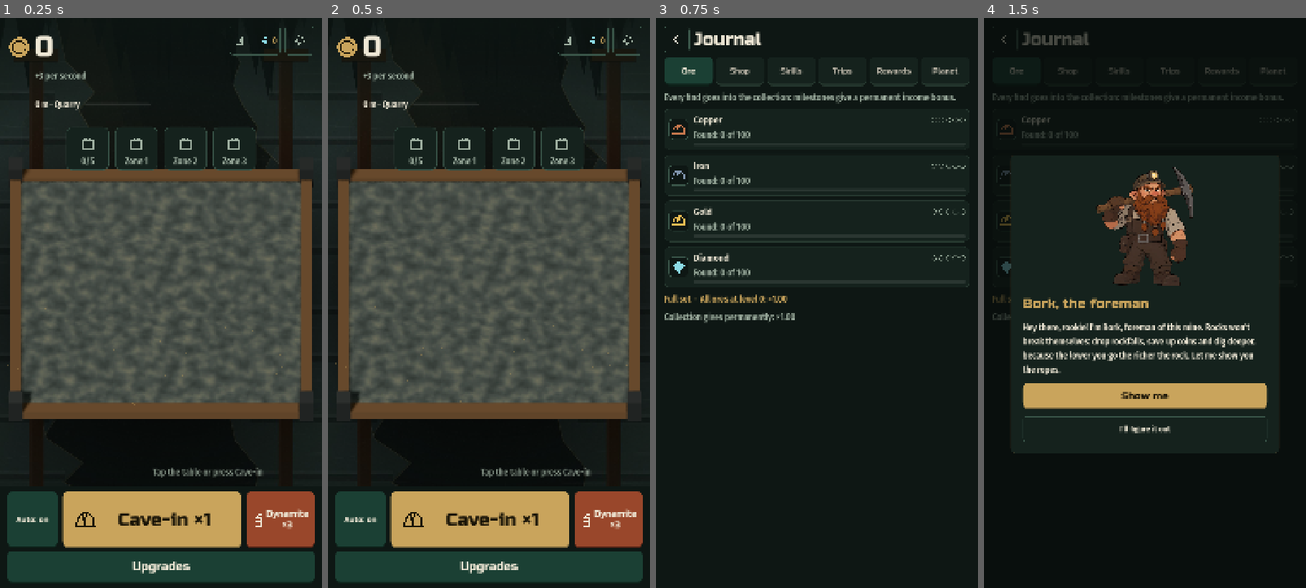
Above: before the commit, frames 1-4 (left to right).
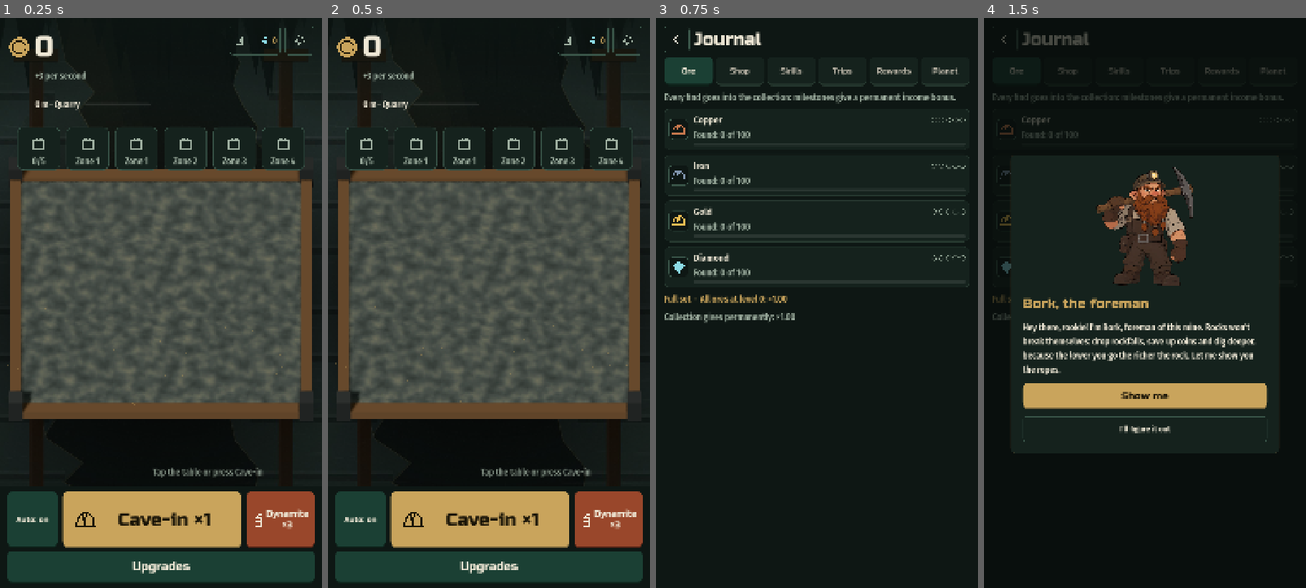
Above: after the commit, the same moments.

Repository: Klaimer21/LuckyMine
Game: Godot game, scene res://scenes/main.tscn
The game is run twice, just before and just after one commit, with the same random seed, the same clock (stepped at 60 frames per second) and the same inputs.
Inputs (mouse positions are in pixels of both pictures, inside the frame that each line leads up to):
- Up to frame 1 (0.25 s): no input
- Up to frame 2 (0.5 s): no input
- Up to frame 3 (0.75 s): click "0" at 0.5 s
- Up to frame 4 (1.5 s): tap Enter at 1.25 s; move the mouse to (1215, 274) at 1.27 s; hold D from 1.28 s (still down); tap U at 1.35 s; click (1215, 274) at 1.42 s

The runs differ from the first frame. In frame 1, 0.3% of the frame differs, in the area x 5-95%, y 19-27%; in frame 2, 0.3%; in frame 3, nothing differs; in frame 4, nothing differs.

Commit message:
Machines stage 2: Laboratory, Cart, Machines x2 ad

Diff:
--- a/scripts/ads.gd
+++ b/scripts/ads.gd
@@ -12,6 +12,7 @@
 	"diamonds": {"cooldown": 900.0},   # алмазы
 	"dynamite": {"cooldown": 1800.0},  # динамит
 	"expedition": {"cooldown": 0.0},   # дособрать поход сразу
+	"machines": {"cooldown": 1800.0},  # Дробилка и Подрывник ×2 на 5 минут
 }
 
 var host: Control
--- a/scripts/clicker_state.gd
+++ b/scripts/clicker_state.gd
@@ -69,8 +69,11 @@
 var veins := 0                     # жилы: постоянный множитель дохода
 var prestiges := 0
 var levels := {"rain": 0, "tap": 0, "faces": 0, "mult": 0}
-var machines := {"crusher": 0, "conveyor": 0, "blaster": 0, "winch": 0}   # уровни машин (сбрасываются с «Новой шахтой»)
+var machines := {"crusher": 0, "conveyor": 0, "lab": 0, "blaster": 0, "winch": 0, "cart": 0}   # уровни машин (сбрасываются с «Новой шахтой»)
 var machines_unlocked := {}            # id -> true: открытые машины (остаются навсегда)
+var machine_boost_time := 0.0          # реклама «Машины ×2»: секунд осталось (не сохраняется)
+var lab_progress := 0.0                # секунд накоплено до следующего алмаза Лаборатории
+var offline_lab_diamonds := 0          # алмазов от Лаборатории за последнее отсутствие
 var last_seen := 0.0
 var auto_throw := true
 var autobuy_on := true               # включатель автопокупки (работает, если куплено мета-улучшение)
@@ -117,12 +120,46 @@
 ## Глыбы в секунду от Дробилки: доля потока «Камнепада» за каждый уровень машины (и навык «Бур» действует на оба потока).
 func crusher_rate() -> float:
 	var info: Dictionary = Machines.data("crusher")
-	return float(info["step"]) * machine_level("crusher") * (1.0 + 0.8 * levels["rain"]) * (1.0 + float(DRILL_BONUS[skill_level("drill")]))
+	return float(info["step"]) * machine_level("crusher") * (1.0 + 0.8 * levels["rain"]) * (1.0 + float(DRILL_BONUS[skill_level("drill")])) * machine_boost_factor()
 
 
 ## Все глыбы в секунду: «Камнепад» плюс машины.
 func total_rock_rate() -> float:
 	return rain_rate() + crusher_rate()
+
+
+## Реклама «Машины ×2»: Дробилка и Подрывник работают вдвое быстрее, пока идёт время.
+func machine_boost_factor() -> float:
+	return Machines.AD_BOOST_FACTOR if machine_boost_time > 0.0 else 1.0
+
+
+## Лаборатория: секунд на один алмаз (0 — не куплена).
+func lab_interval() -> float:
+	var level := machine_level("lab")
+	if level < 1:
+		return 0.0
+	return maxf(Machines.LAB_MIN_PERIOD, Machines.LAB_BASE_PERIOD - float(Machines.data("lab")["step"]) * level)
+
+
+## Вагонетка: пауза между «Золотыми запалами» и их длительность.
+func mini_cooldown_seconds() -> float:
+	return maxf(2.0, MINI_COOLDOWN - float(Machines.data("cart")["step"]) * machine_level("cart"))
+
+
+## Каждый кадр: время рекламного буста машин и капли алмазов Лаборатории. Возвращает, сколько алмазов только что выпало.
+func tick_machines(delta: float) -> int:
+	machine_boost_time = maxf(0.0, machine_boost_time - delta)
+	var interval := lab_interval()
+	if interval <= 0.0:
+		lab_progress = 0.0
+		return 0
+	lab_progress += delta
+	var gained := 0
+	while lab_progress >= interval and gained < 5:
+		lab_progress -= interval
+		diamonds += 1
+		gained += 1
+	return gained
 
 
 ## Конвейер: на сколько опускаются пороги ценности, с которых в глыбе есть руда (доля от максимума).
@@ -135,7 +172,7 @@
 	var level := machine_level("blaster")
 	if level < 1:
 		return 0.0
-	return maxf(Machines.BLASTER_MIN_PERIOD, Machines.BLASTER_BASE_PERIOD - float(Machines.data("blaster")["step"]) * level)
+	return maxf(Machines.BLASTER_MIN_PERIOD, Machines.BLASTER_BASE_PERIOD - float(Machines.data("blaster")["step"]) * level) / machine_boost_factor()
 
 
 ## Доля дохода от глыб, которую в среднем добавляют взрывы Подрывника.
@@ -306,7 +343,7 @@
 
 
 func mini_seconds() -> float:
-	return MINI_SECONDS + (2.0 if skill_level("luck") >= 2 else 0.0)
+	return MINI_SECONDS + (2.0 if skill_level("luck") >= 2 else 0.0) + Machines.CART_SECONDS_STEP * machine_level("cart")
 
 
 func golden_interval_factor() -> float:
@@ -748,7 +785,7 @@
 	if boost_time > 0.0:
 		boost_time = maxf(0.0, boost_time - delta)
 		if boost_time <= 0.0 and boost_factor < BOOST_FACTOR:
-			mini_cooldown = MINI_COOLDOWN
+			mini_cooldown = mini_cooldown_seconds()
 	elif mini_cooldown > 0.0:
 		mini_cooldown = maxf(0.0, mini_cooldown - delta)
 
@@ -858,7 +895,7 @@
 	var finds_out := {}
 	for ore in ORES:
 		finds_out[str(ore)] = int(finds[ore])
-	var data := {"coins": coins, "total_earned": total_earned,  …(1007 unchanged characters)… unlocked": machines_unlocked.keys(), "last_seen": now()}
+	var data := {"coins": coins, "total_earned": total_earned,  …(1007 unchanged characters)… unlocked": machines_unlocked.keys(), "lab_progress": lab_progress, "last_seen": now()}
 	var payload := JSON.stringify(data)
 	return JSON.stringify({"v": 2, "payload": payload, "sig": _sign(payload)})
 
@@ -1015,6 +1052,7 @@
 	var saved_machines := _as_dict(data.get("machines"))
 	for id in Machines.ids():
 		machines[id] = _count(saved_machines.get(id), 0, int(Machines.data(id)["max_level"]))
+	lab_progress = clampf(_num(data.get("lab_progress"), 0.0), 0.0, 100000.0)
 	machines_unlocked = {}
 	for id in _as_array(data.get("machines_unlocked")):
 		if Machines.ids().has(str(id)):
@@ -1024,6 +1062,11 @@
 	var gone := maxf(0.0, now() - _num(data.get("last_seen"), 0.0))
 	var away := minf(gone, offline_cap_seconds())
 	offline_away = away
+	offline_lab_diamonds = 0
+	var lab_period := lab_interval()
+	if lab_period > 0.0:
+		offline_lab_diamonds = mini(floori((away + lab_progress) / lab_period), Machines.LAB_OFFLINE_CAP)
+		diamonds += offline_lab_diamonds
 	offline_capped = gone > offline_cap_seconds()
 	var earned := income_per_second() * away
 	add_coins(earned)
--- a/scripts/hints.gd
+++ b/scripts/hints.gd
@@ -25,6 +25,8 @@
 	"first_machine": "Открыта Дробилка: она сама сбрасывает на стол свои глыбы. Нажмите на неё над столом, чтобы улучшить.",
 	"machine_conveyor": "Открыт Конвейер: он везёт на стол руду, и в глыбах чаще попадаются самородки. Руда копится в коллекции.",
 	"machine_blaster": "Открыт Подрывник: он сам делает малые взрывы и платит монетами. Полоска в ячейке показывает заряд до следующего.",
+	"machine_lab": "Открыта Лаборатория: она варит алмазы по капле, даже пока вы заняты другим. Прокачка делает капли чаще.",
+	"machine_cart": "Открыта Вагонетка: «Золотой запал» длится дольше и включается чаще.",
 	"machine_winch": "Открыта Лебёдка: походы становятся короче, а офлайн-доход копится дольше.",
 }
 
--- a/scripts/machines.gd
+++ b/scripts/machines.gd
@@ -12,16 +12,26 @@
 			"unlock_rain": 5, "unlock_zone": -1, "base_cost": 3000.0, "growth": 1.4, "max_level": 20, "step": 0.03},
 	{"id": "conveyor", "name": "Конвейер", "icon": "conveyor", "text": "Везёт на стол руду: в глыбах чаще попадаются самородки.",
 			"unlock_rain": 0, "unlock_zone": 1, "base_cost": 3.0e4, "growth": 1.25, "max_level": 15, "step": 0.01},
+	{"id": "lab", "name": "Лаборатория", "icon": "lab", "text": "Из найденной породы варит алмазы: капля за каплей, даже пока вы заняты другим.",
+			"unlock_rain": 0, "unlock_zone": 1, "base_cost": 1.6e4, "growth": 1.15, "max_level": 20, "step": 25.0},
 	{"id": "blaster", "name": "Подрывник", "icon": "blaster", "text": "Сам взрывает малый заряд: монеты за взрыв, чем выше уровень, тем чаще.",
 			"unlock_rain": 0, "unlock_zone": 2, "base_cost": 2.8e6, "growth": 1.12, "max_level": 20, "step": 1.9},
 	{"id": "winch", "name": "Лебёдка", "icon": "winch", "text": "Тянет шахтёров быстрее: походы короче, офлайн-доход копится дольше.",
 			"unlock_rain": 0, "unlock_zone": 3, "base_cost": 1.35e9, "growth": 1.25, "max_level": 12, "step": 0.04},
+	{"id": "cart", "name": "Вагонетка", "icon": "cart", "text": "Возит золото: «Золотой запал» длится дольше и включается чаще.",
+			"unlock_rain": 0, "unlock_zone": 4, "base_cost": 3.7e12, "growth": 1.25, "max_level": 15, "step": 0.4},
 ]
 
 const BLASTER_BASE_PERIOD := 60.0        # секунд между взрывами на первом уровне (минус step за каждый следующий)
 const BLASTER_MIN_PERIOD := 20.0
 const BLASTER_SECONDS := 4.0             # награда взрыва: столько секунд дохода от глыб
 const WINCH_OFFLINE_STEP := 1800.0       # секунд офлайн-лимита за уровень Лебёдки
+const LAB_BASE_PERIOD := 600.0           # секунд на один алмаз на первом уровне Лаборатории (минус step за каждый следующий)
+const LAB_MIN_PERIOD := 100.0
+const LAB_OFFLINE_CAP := 24              # алмазов от Лаборатории за одно отсутствие (офлайн)
+const CART_SECONDS_STEP := 0.1           # секунд к «Золотому запалу» за уровень Вагонетки (пауза сокращается на step)
+const AD_BOOST_SECONDS := 300.0          # реклама «Машины ×2»
+const AD_BOOST_FACTOR := 2.0
 
 
 static func ids() -> Array:
--- a/scripts/main.gd
+++ b/scripts/main.gd
@@ -388,8 +388,16 @@
 ## «Золотая лихорадка» и «Динамит»: таймеры, подписи, состояние клавиши.
 func _update_abilities(delta: float) -> void:
 	state.tick_boost(delta)
+	var lab_diamonds := state.tick_machines(delta)
+	if lab_diamonds > 0:
+		_show_toast(Tr.fmt("Лаборатория: +%d алмазов", [lab_diamonds]))
+		sfx.play("claim", -9.0)
 	var boosted := state.boost_time > 0.0
-	_boost_label.visible = boosted
+	var machine_boosted := state.machine_boost_time > 0.0
+	_boost_label.visible = boosted or machine_boosted
+	if not boosted and machine_boosted:
+		var machine_left := int(ceilf(state.machine_boost_time))
+		_boost_label.text = Tr.t("Машины ×2 · %s") % ("%d:%02d" % [floori(machine_left / 60.0), machine_left % 60])
 	if boosted:
 		var left := int(ceilf(state.boost_time))
 		var left_text := ("%d:%02d" % [floori(left / 60.0), left % 60]) if left >= 60 else (Tr.t("%d с") % left)
--- a/scripts/rewards.gd
+++ b/scripts/rewards.gd
@@ -96,6 +96,9 @@
 			var gems := state.ad_diamonds()
 			state.diamonds += gems
 			_toast.call(Tr.t("Алмазы: +%d") % gems)
+		"machines":
+			state.machine_boost_time = Machines.AD_BOOST_SECONDS
+			_toast.call(Tr.t("Машины ×2 на 5 минут"))
 		"expedition":
 			if not state.expedition_active() or state.expedition_ready():
 				return
--- a/scripts/translations.gd
+++ b/scripts/translations.gd
@@ -121,6 +121,20 @@
 	"Есть очки навыков: откройте журнал": "You have skill points: open the journal",
 	"Журнал": "Journal",
 	"Руда": "Ore",
+	"Лаборатория": "Laboratory",
+	"Вагонетка": "Cart",
+	"Из найденной породы варит алмазы: капля за каплей, даже пока вы заняты другим.": "Brews diamonds from the ore you find: drop by drop, even while you are busy.",
+	"Возит золото: «Золотой запал» длится дольше и включается чаще.": "Hauls gold: the Gold spark lasts longer and starts more often.",
+	"не куплена": "not bought",
+	"алмаз раз в %d с": "a diamond every %d s",
+	"«Запал» %.1f с, пауза %.1f с": "Spark %.1f s, pause %.1f s",
+	"Лаборатория: +%d алмазов": "Laboratory: +%d diamonds",
+	"Машины ×2": "Machines ×2",
+	"Машины ×2 на 5 минут": "Machines ×2 for 5 minutes",
+	"Машины ×2 · %s": "Machines ×2 · %s",
+	"Дробилка и Подрывник вдвое быстрее на 5 минут": "Crusher and Blaster twice as fast for 5 minutes",
+	"Открыта Лаборатория: она варит алмазы по капле, даже пока вы заняты другим. Прокачка делает капли чаще.": "The Laboratory is unlocked: it brews diamonds drop by drop, even while you are busy. Upgrades make the drops more frequent.",
+	"Открыта Вагонетка: «Золотой запал» длится дольше и включается чаще.": "The Cart is unlocked: the Gold spark lasts longer and starts more often.",
 	"Зона %d": "Zone %d",
 	"Откроется в зоне: %s": "Unlocks in zone: %s",
 	"Сейчас": "Now",
@@ -528,6 +542,20 @@
 	"Есть очки навыков: откройте журнал": "你有技能点：打开图鉴",
 	"Журнал": "图鉴",
 	"Руда": "矿石",
+	"Лаборатория": "实验室",
+	"Вагонетка": "矿车",
+	"Из найденной породы варит алмазы: капля за каплей, даже пока вы заняты другим.": "用找到的矿石炼制钻石：一滴一滴，即使您忙于其他事情。",
+	"Возит золото: «Золотой запал» длится дольше и включается чаще.": "运送黄金：“金色火花”持续更久，触发更频繁。",
+	"не куплена": "未购买",
+	"алмаз раз в %d с": "每 %d 秒一颗钻石",
+	"«Запал» %.1f с, пауза %.1f с": "火花 %.1f 秒，间隔 %.1f 秒",
+	"Лаборатория: +%d алмазов": "实验室：+%d 钻石",
+	"Машины ×2": "机器 ×2",
+	"Машины ×2 на 5 минут": "机器 ×2，持续 5 分钟",
+	"Машины ×2 · %s": "机器 ×2 · %s",
+	"Дробилка и Подрывник вдвое быстрее на 5 минут": "破碎机和爆破手速度翻倍，持续 5 分钟",
+	"Открыта Лаборатория: она варит алмазы по капле, даже пока вы заняты другим. Прокачка делает капли чаще.": "已解锁实验室：它一滴一滴炼制钻石，即使您忙于其他事情。升级让间隔更短。",
+	"Открыта Вагонетка: «Золотой запал» длится дольше и включается чаще.": "已解锁矿车：“金色火花”持续更久，触发更频繁。",
 	"Зона %d": "%d 区",
 	"Откроется в зоне: %s": "在区域“%s”解锁",
 	"Сейчас": "当前",
--- a/scripts/ui/icon.gd
+++ b/scripts/ui/icon.gd
@@ -131,6 +131,16 @@
 			draw_line(Vector2(s * 0.3, s * 0.3), Vector2(s * 0.3, s * 0.76), color, width)
 			draw_polyline(_pts(s, [[0.3, 0.76], [0.3, 0.9], [0.4, 0.9], [0.4, 0.84]]), color, width)
 			draw_line(Vector2(s * 0.12, s * 0.08), Vector2(s * 0.88, s * 0.08), color, width)
+		"lab":
+			draw_polyline(_pts(s, [[0.42, 0.12], [0.42, 0.42], [0.18, 0.84], [0.82, 0.84], [0.58, 0.42], [0.58, 0.12]]), color, width)
+			draw_line(Vector2(s * 0.34, s * 0.12), Vector2(s * 0.66, s * 0.12), color, width)
+			draw_line(Vector2(s * 0.26, s * 0.66), Vector2(s * 0.74, s * 0.66), color, width)
+			draw_circle(Vector2(s * 0.5, s * 0.76), s * 0.05, color)
+		"cart":
+			draw_polyline(_pts(s, [[0.12, 0.38], [0.88, 0.38], [0.78, 0.7], [0.22, 0.7], [0.12, 0.38]]), color, width)
+			draw_circle(Vector2(s * 0.3, s * 0.82), s * 0.08, color)
+			draw_circle(Vector2(s * 0.7, s * 0.82), s * 0.08, color)
+			draw_polyline(_pts(s, [[0.26, 0.38], [0.34, 0.24], [0.5, 0.3], [0.62, 0.2], [0.74, 0.38]]), color, width)
 		"dynamite":
 			draw_rect(Rect2(s * 0.3, s * 0.38, s * 0.4, s * 0.52), color, false, width)
 			draw_line(Vector2(s * 0.3, s * 0.56), Vector2(s * 0.7, s * 0.56), color, width)
--- a/scripts/ui/info_dialogs.gd
+++ b/scripts/ui/info_dialogs.gd
@@ -133,6 +133,8 @@
 		var cap := UiTheme.make_label(Tr.t("Офлайн-доход копится не дольше %s. «Долгая смена» на вкладке «Планета» увеличивает лимит.") % format_duration(state.offline_cap_seconds()), 24, UiTheme.MUTE)
 		cap.autowrap_mode = TextServer.AUTOWRAP_WORD_SMART
 		modal.body.add_child(cap)
+	if state.offline_lab_diamonds > 0:
+		modal.body.add_child(UiTheme.make_text(Tr.fmt("Лаборатория: +%d алмазов", [state.offline_lab_diamonds]), 30, UiTheme.TEXT))
 	if state.expedition_ready():
 		modal.body.add_child(UiTheme.make_label(Tr.t("Поход завершён: заберите добычу в журнале."), 26, UiTheme.TEXT))
 	if state.claimable_achievements() > 0:
--- a/scripts/ui/journal_screen.gd
+++ b/scripts/ui/journal_screen.gd
@@ -132,6 +132,8 @@
 	_ad_card("diamonds", Tr.t("Алмазы: +%d") % state.ad_diamonds(), "за короткую рекламу")
 	_ad_card("rush", "Золотая лихорадка", "×7 к добыче на 5 минут за рекламу")
 	_ad_card("dynamite", Tr.t("Динамит ×2"), "за короткую рекламу")
+	if state.machine_unlocked("crusher") or state.machine_unlocked("blaster"):
+		_ad_card("machines", Tr.t("Машины ×2"), "Дробилка и Подрывник вдвое быстрее на 5 минут")
 
 	_section("Лавка алмазов")
 	_shop_card("rush", "Золотая лихорадка", "×7 к добыче на 5 минут")
--- a/scripts/ui/machine_strip.gd
+++ b/scripts/ui/machine_strip.gd
@@ -242,6 +242,11 @@
 			text = Tr.t("не куплен") if interval <= 0.0 else Tr.t("взрыв раз в %d с, награда %d с дохода") % [roundi(interval), roundi(Machines.BLASTER_SECONDS)]
 		"winch":
 			text = Tr.t("походы короче на %d%%, офлайн-лимит +%s") % [roundi(100.0 * (1.0 - state.expedition_time_factor())), _hours(Machines.WINCH_OFFLINE_STEP * level)]
+		"lab":
+			var period := state.lab_interval()
+			text = Tr.t("не куплена") if period <= 0.0 else Tr.t("алмаз раз в %d с") % roundi(period)
+		"cart":
+			text = Tr.t("«Запал» %.1f с, пауза %.1f с") % [state.mini_seconds(), state.mini_cooldown_seconds()]
 	state.machines[id] = saved
 	return text
 
--- a/tests/run_tests.gd
+++ b/tests/run_tests.gd
@@ -24,6 +24,7 @@
 	_test_biomes()
 	_test_machines()
 	_test_machines_stage1()
+	_test_machines_stage2()
 	_test_hints()
 	_test_plurals()
 	_test_time()
@@ -313,7 +314,7 @@
 	state.update_machine_unlocks()
 	_check(not state.machine_unlocked("conveyor") and not state.machine_unlocked("blaster") and not state.machine_unlocked("winch"), "zone machines locked in zone 0")
 	state.total_earned = 3.0e6
-	_check(state.update_machine_unlocks() == ["conveyor"], "Conveyor unlocks in zone 1")
+	_check(state.update_machine_unlocks() == ["conveyor", "lab"], "Conveyor and Laboratory unlock in zone 1")
 	state.total_earned = 2.0e8
 	_check(state.update_machine_unlocks() == ["blaster"], "Blaster unlocks in zone 2")
 	state.total_earned = 2.0e11
@@ -359,6 +360,67 @@
 	_check(saved.machine_level("blaster") == 0 and saved.machine_unlocked("winch"), "New Mine resets levels, keeps unlocks")
 	# цены растут и масштабируются
 	_check(state.machine_cost("conveyor", 1) < state.machine_cost("blaster", 1) and state.machine_cost("blaster", 1) < state.machine_cost("winch", 1), "later machines cost more")
+
+
+func _test_machines_stage2() -> void:
+	var state := ClickerState.new()
+	# Лаборатория
+	_check(state.lab_interval() == 0.0 and state.tick_machines(1000.0) == 0, "Laboratory idle at level 0")
+	state.machines["lab"] = 1
+	_check(is_equal_approx(state.lab_interval(), 575.0), "Laboratory period at level 1")
+	state.machines["lab"] = 20
+	_check(is_equal_approx(state.lab_interval(), 100.0), "Laboratory period at level 20")
+	var before := state.diamonds
+	var gained := 0
+	for i in 250:
+		gained += state.tick_machines(1.0)
+	_check(gained == 2 and state.diamonds == before + 2, "Laboratory drips a diamond every 100 s")
+	_check(state.tick_machines(100000.0) <= 5, "one tick never floods diamonds")
+	# офлайн-алмазы Лаборатории
+	var away := ClickerState.new()
+	away.machines["lab"] = 20
+	var snapshot := away.serialize()
+	ClickerState.clock_offset += 1000.0
+	var back := ClickerState.new()
+	back.load_from_text(snapshot)
+	_check(back.offline_lab_diamonds == 10 and back.diamonds == 10, "Laboratory brews diamonds while away")
+	ClickerState.clock_offset += 100.0 * 3600.0
+	var long_away := ClickerState.new()
+	long_away.load_from_text(snapshot)
+	_check(long_away.offline_lab_diamonds == Machines.LAB_OFFLINE_CAP, "offline Laboratory diamonds are capped")
+	ClickerState.clock_offset = 0.0
+	# Вагонетка
+	var cart := ClickerState.new()
+	var spark := cart.mini_seconds()
+	_check(is_equal_approx(cart.mini_cooldown_seconds(), 8.0), "Spark pause without the Cart")
+	cart.machines["cart"] = 15
+	_check(is_equal_approx(cart.mini_cooldown_seconds(), 2.0) and is_equal_approx(cart.mini_seconds(), spark + 1.5), "Cart shortens the pause and lengthens the Spark")
+	cart.start_mini(1.0)
+	cart.tick_boost(2.0)
+	_check(is_equal_approx(cart.mini_cooldown, 2.0), "Spark pause uses the Cart value")
+	# реклама «Машины ×2»
+	var boosted := ClickerState.new()
+	boosted.levels["rain"] = 5
+	boosted.machines["crusher"] = 10
+	boosted.machines["blaster"] = 5
+	var rate := boosted.crusher_rate()
+	var interval := boosted.blaster_interval()
+	boosted.machine_boost_time = 10.0
+	_check(is_equal_approx(boosted.crusher_rate(), rate * 2.0) and is_equal_approx(boosted.blaster_interval(), interval * 0.5), "ad boost doubles Crusher and Blaster")
+	boosted.tick_machines(11.0)
+	_check(is_equal_approx(boosted.crusher_rate(), rate), "ad boost expires")
+	_check(Ads.PLACEMENTS.has("machines"), "machine boost is an ad placement")
+	# сохранение
+	var saved := ClickerState.new()
+	saved.machines["lab"] = 4
+	saved.machines["cart"] = 2
+	saved.total_earned = 1.0e15
+	saved.update_machine_unlocks()
+	saved.lab_progress = 123.0
+	var loaded := ClickerState.new()
+	loaded.load_from_text(saved.serialize())
+	_check(loaded.machine_level("lab") == 4 and loaded.machine_level("cart") == 2 and is_equal_approx(loaded.lab_progress, 123.0), "Laboratory and Cart persist")
+	_check(loaded.machine_unlocked("cart"), "Cart unlocks in zone 4")
 
 
 func _test_hints() -> void:
--- a/tests/shot_driver.gd
+++ b/tests/shot_driver.gd
@@ -24,6 +24,9 @@
 	_main.state.machines_unlocked["blaster"] = true
 	_main.state.machines["conveyor"] = 3
 	_main.state.machines["blaster"] = 5
+	_main.state.machines_unlocked["lab"] = true
+	_main.state.machines["lab"] = 6
+	_main.state.machine_boost_time = 200.0
 	_main.state.daily_day = ClickerState.today()      # без окна ежедневной награды в кадре
 
 
@@ -124,7 +127,7 @@
 			for modal in _main.find_children("*", "Modal", true, false):
 				modal.close()
 			_main._settings_screen.visible = false
-			_main._machines._open_card("blaster")],
+			_main._machines._open_card("lab")],
 		[34.9, func() -> void: _shot("22_machine_card")],
 		[35.0, func() -> void: quit()],
 	]
--- a/tests/ui_lint.gd
+++ b/tests/ui_lint.gd
@@ -85,6 +85,8 @@
 		"карточка Конвейера": func() -> void: _main._machines._open_card("conveyor"),
 		"карточка Подрывника": func() -> void: _main._machines._open_card("blaster"),
 		"карточка Лебёдки (закрыта)": func() -> void: _main._machines._open_card("winch"),
+		"карточка Лаборатории": func() -> void: _main._machines._open_card("lab"),
+		"карточка Вагонетки (закрыта)": func() -> void: _main._machines._open_card("cart"),
 		"помощь": func() -> void:
 			for id in ["first_ore", "first_gold", "first_diamond", "zone_2", "first_boss"]:
 				_main.state.hints_seen[id] = true
Not shown, changed: docs/MACHINES.md
